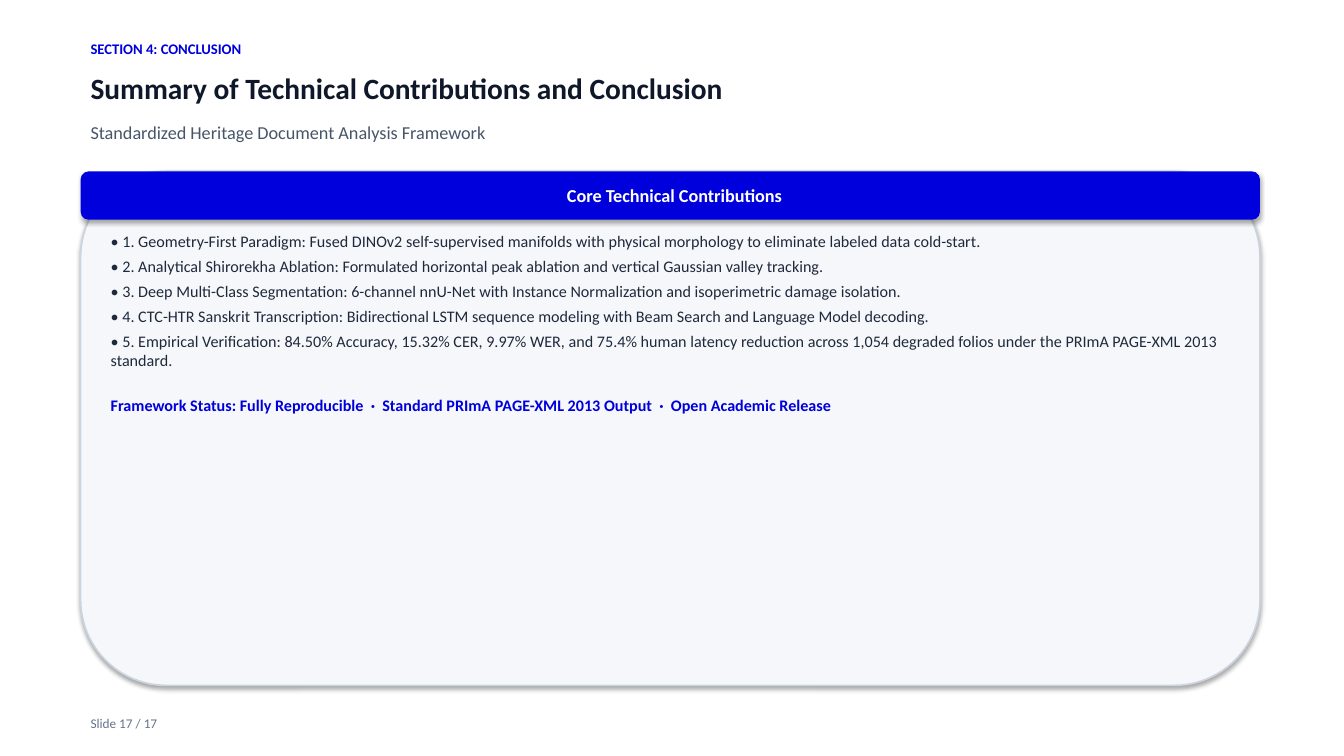
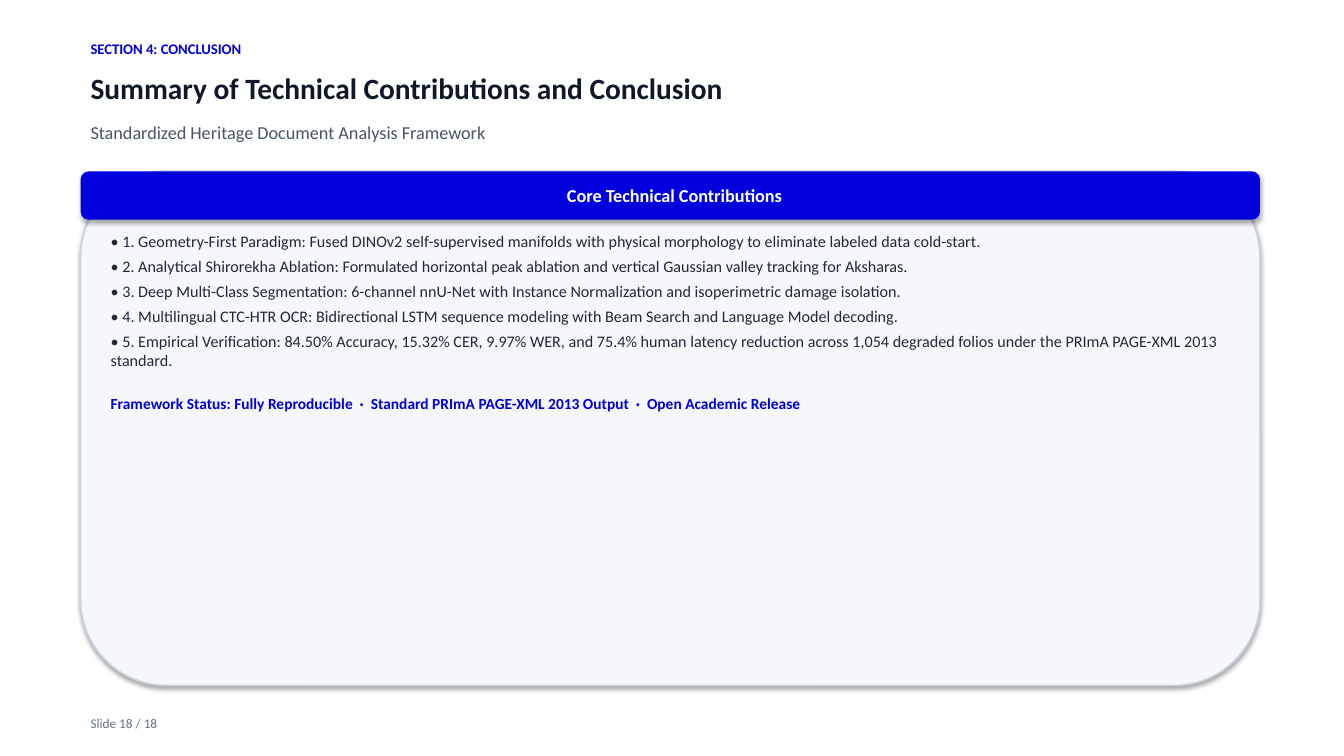
Before and after one commit to Dakshankarthic/Indic, a slide deck: slide 18 of docs/Archival_Manuscript_Layout_Analysis_Presentation.pptx (slide 17 before the commit). Drawn at 1344x756 pixels with LibreOffice and Linux fonts; fonts in the diff are those of the drawing. Boxes give left, top, right and bottom in pixels: in the first picture for what was removed or moved away, otherwise in the second. Text is boxed around its words. In the diff, an @@ line names an element or a change of style, - is before the commit and + after.

```diff
--- a/docs/Archival_Manuscript_Layout_Analysis_Presentation.pptx
+++ b/docs/Archival_Manuscript_Layout_Analysis_Presentation.pptx
@@ text at bbox=[122, 260, 907, 275]: text changed @@
-• 2. Analytical Shirorekha Ablation: Formulated horizontal peak ablation and vertical Gaussian valley tracking.
+• 2. Analytical Shirorekha Ablation: Formulated horizontal peak ablation and vertical Gaussian valley tracking for Aksharas.
@@ text at bbox=[122, 310, 898, 325]: text changed @@
-• 4. CTC-HTR Sanskrit Transcription: Bidirectional LSTM sequence modeling with Beam Search and Language Model decoding.
+• 4. Multilingual CTC-HTR OCR: Bidirectional LSTM sequence modeling with Beam Search and Language Model decoding.
@@ text at bbox=[111, 398, 800, 412]: size 11.5 to 11 pt in "Framework Status: Fully Reproducible · Standard PRImA ..." @@
@@ text at bbox=[91, 719, 157, 728]: text changed @@
-Slide 17 / 17
+Slide 18 / 18
```
Also in this commit, not shown: 15 other slides changed, 2 slides added, 1 slide removed, 23 other files.
